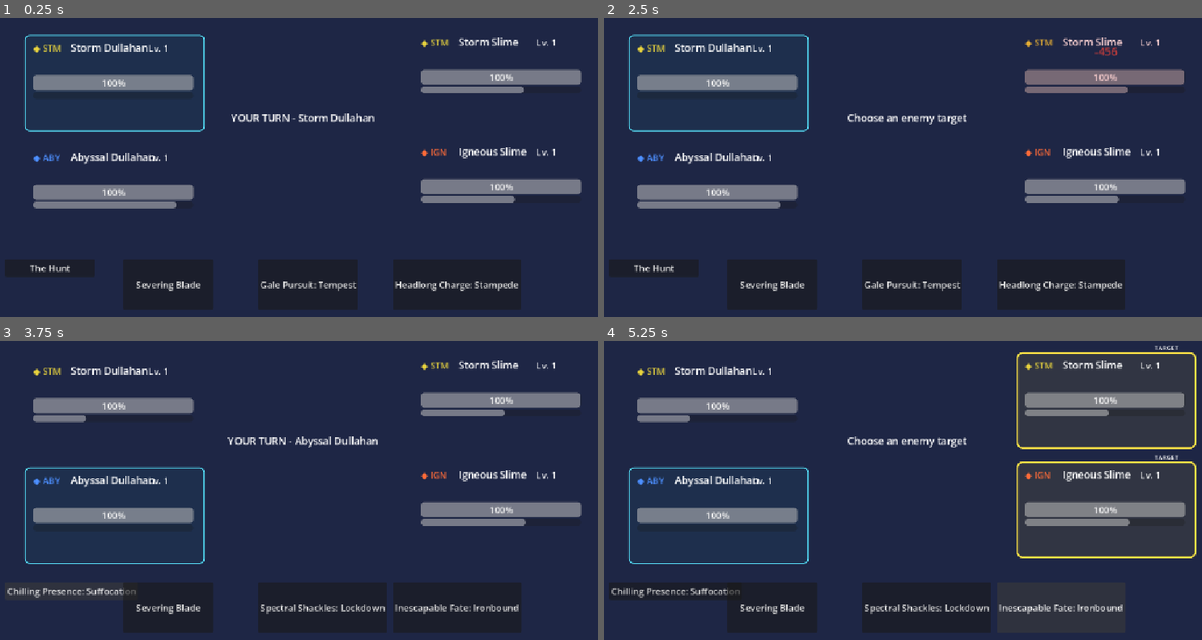
Above: before the commit, frames 1-4 (two rows, left to right).
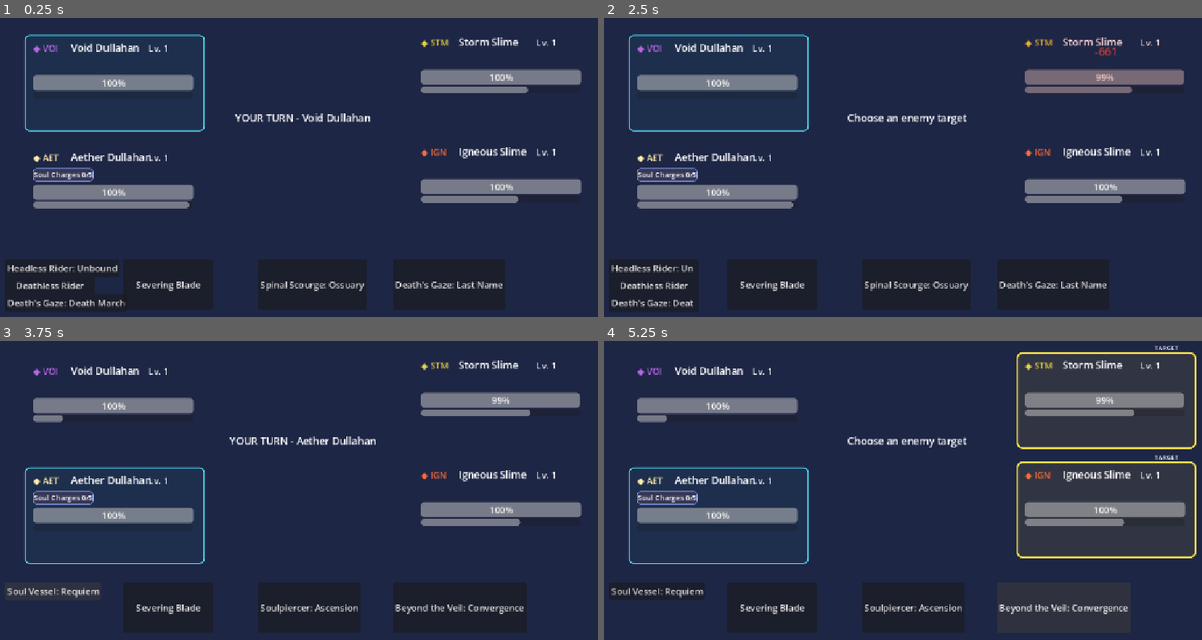
Above: after the commit, the same moments.

Repository: Akharyuu/monster-rpg
Game: Godot game, scene res://scenes/battle/battle_screen.tscn
Same seed, same stepped clock (60 frames per second), same inputs: the game is played once before the commit and once after it.
Inputs (mouse positions are in pixels of both pictures, inside the frame that each line leads up to):
- Up to frame 1 (0.25 s): no input
- Up to frame 2 (2.5 s): click "The Hunt" (after the commit: "Headless Rider: Unbound") at 0.5 s; click "Severing Blade" at 1.25 s; click (1106, 77) at 2.02 s
- Up to frame 3 (3.75 s): click (47, 607) at 2.75 s, where only the run after the commit has a clickable "Deathless Rider"; click "Chilling Presence: Suffocation" (after the commit: "Soul Vessel: Requiem") at 3.5 s
- Up to frame 4 (5.25 s): click "Spectral Shackles: Lockdown" (after the commit: "Soulpiercer: Ascension") at 4.25 s; click "Inescapable Fate: Ironbound" (after the commit: "Beyond the Veil: Convergence") at 5 s

The runs differ from the first frame. In frame 1, 4.8% of the frame differs, in the area x 0-89%, y 8-98%; in frame 2, 4.1%; in frame 3, 3.4%; in frame 4, 2.9%.

Commit message:
Test Aether and Void Dullahan resonances

Diff:
--- a/godot/scenes/battle/battle_screen.gd
+++ b/godot/scenes/battle/battle_screen.gd
@@ -43,11 +43,11 @@
 func _ready() -> void:
     allies = [
         PrototypeFactoryScript.create_level_one_monster(
-            "dullahan_abyssal",
+            "dullahan_aether",
             5
         ),
         PrototypeFactoryScript.create_level_one_monster(
-            "dullahan_storm",
+            "dullahan_void",
             5
         )
     ]
